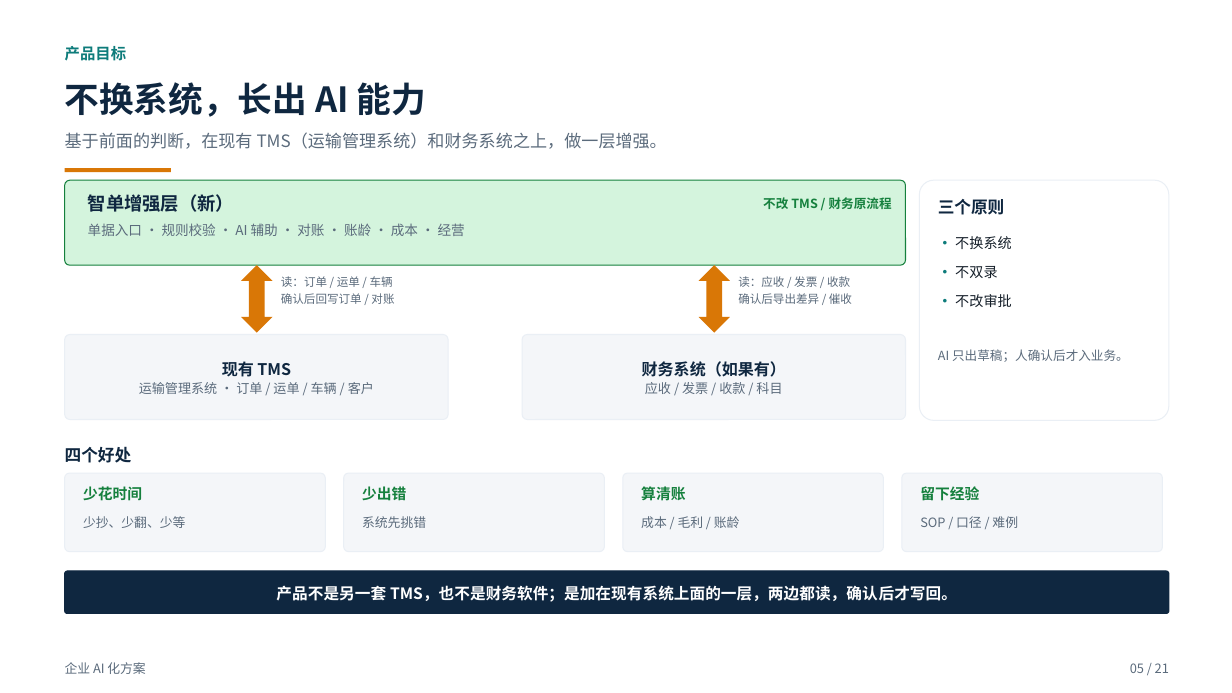
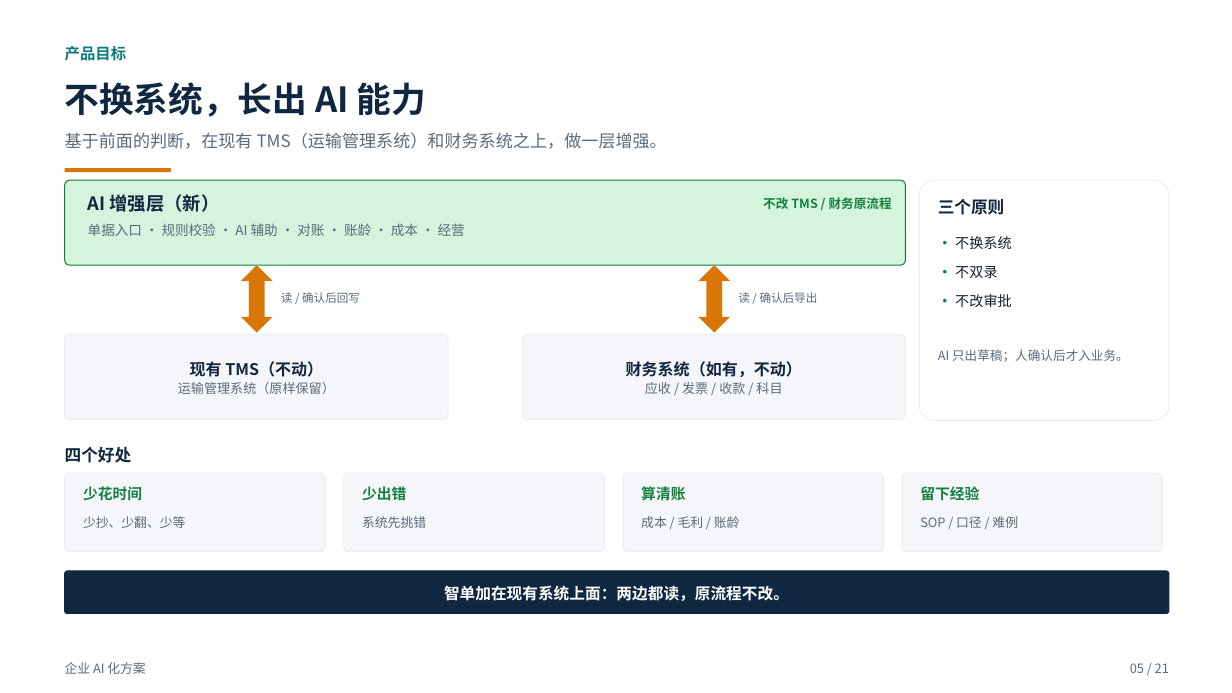
Before and after one commit to roma007/Enterprise-AI, a slide deck: slide 5 of 会客包/reports/客户老板版_企业AI化方案_2026-11-09.pptx. Drawn at 1232x693 pixels with LibreOffice and Linux fonts; fonts in the diff are those of the drawing. Boxes give left, top, right and bottom in pixels: in the first picture for what was removed or moved away, otherwise in the second. Text is boxed around its words. In the diff, an @@ line names an element or a change of style, - is before the commit and + after.

```diff
--- a/会客包/reports/客户老板版_企业AI化方案_2026-11-09.pptx
+++ b/会客包/reports/客户老板版_企业AI化方案_2026-11-09.pptx
@@ text at (x1=88, y1=194, x2=220, y2=212): text changed @@
-智单增强层（新）
+AI 增强层（新）
@@ text at (x1=281, y1=292, x2=360, y2=303): text changed @@
-读：订单 / 运单 / 车辆
-确认后回写订单 / 对账
+读 / 确认后回写
@@ text at (x1=738, y1=292, x2=818, y2=303): text changed @@
-读：应收 / 发票 / 收款
-确认后导出差异 / 催收
+读 / 确认后导出
@@ text in rounded rectangle at (x1=178, y1=361, x2=335, y2=394): text changed @@
-现有 TMS
-运输管理系统 · 订单 / 运单 / 车辆 / 客户
+现有 TMS（不动）
+运输管理系统（原样保留）
@@ text in rounded rectangle at (x1=626, y1=361, x2=802, y2=377): text changed @@
-财务系统（如果有）
+财务系统（如有，不动）
@@ text at (x1=444, y1=585, x2=789, y2=601): text changed @@
-产品不是另一套 TMS，也不是财务软件；是加在现有系统上面的一层，两边都读，确认后才写回。
+智单加在现有系统上面：两边都读，原流程不改。
```
Also in this commit, not shown: 15 other slides changed, 6 other files.
